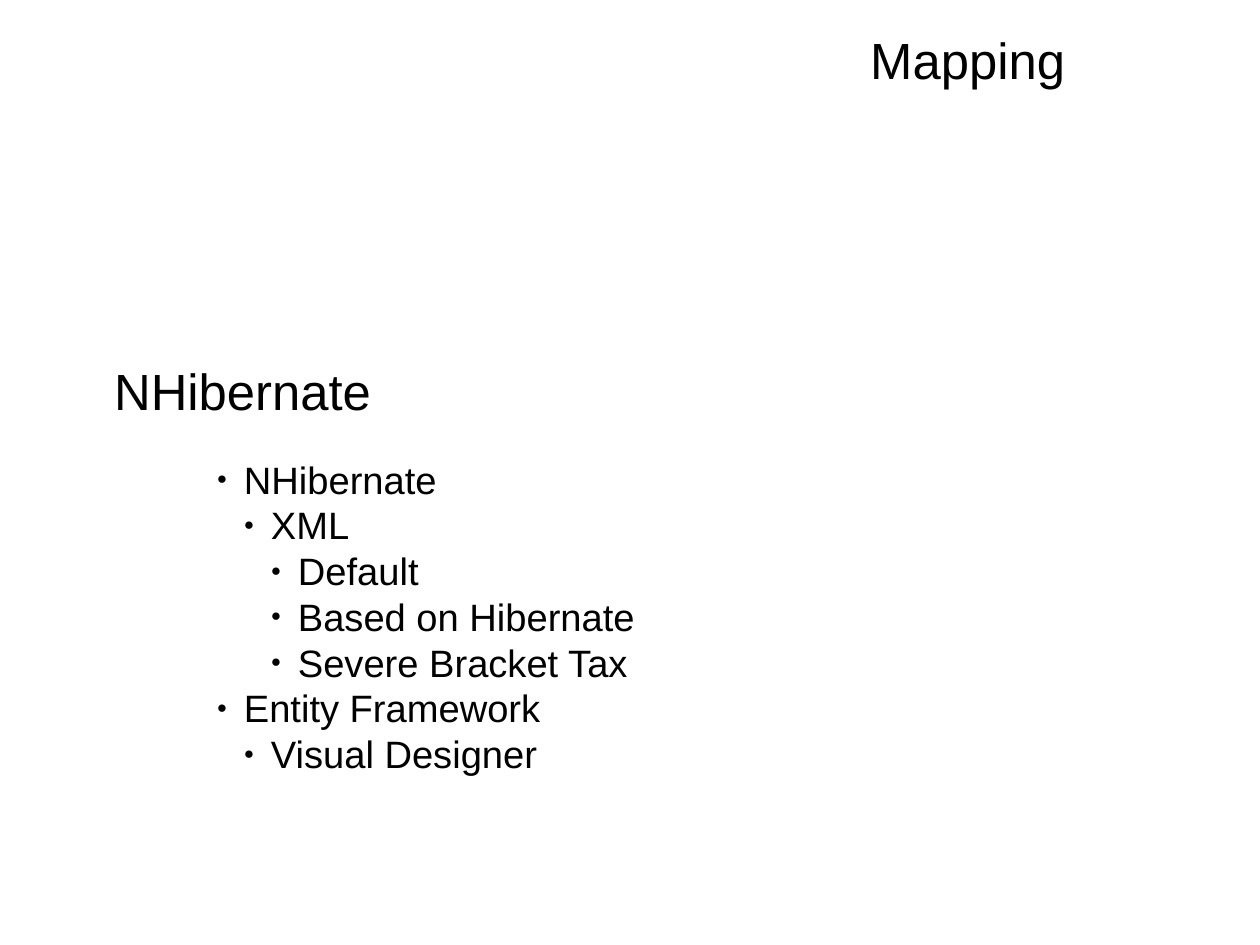
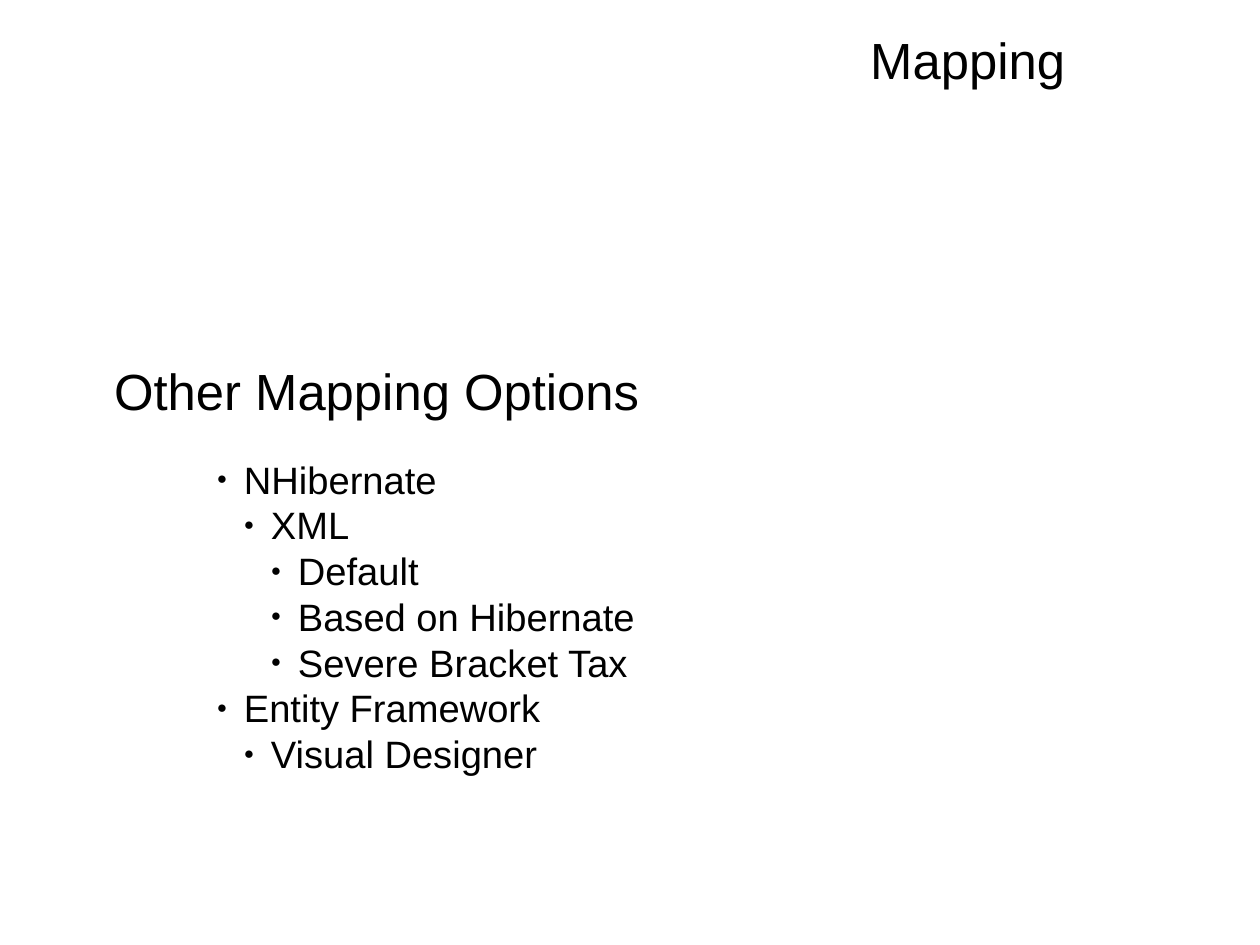
Before and after one commit to mrdrbob/ef-vs-nh, a slide deck: slide 12 of pres/pres.odp. Drawn at 1260x945 pixels with LibreOffice and Linux fonts; fonts in the diff are those of the drawing; background and template pictures are left out. Boxes give left, top, right and bottom in pixels: in the first picture for what was removed or moved away, otherwise in the second. Text is boxed around its words. In the diff, an @@ line names an element or a change of style, - is before the commit and + after.

```diff
--- a/pres/pres.odp
+++ b/pres/pres.odp
@@ text removed at (114,373,371,411) @@
-NHibernate
@@ text added at (114,373,639,421), 32 pt, text #000000 @@
+Other Mapping Options
```
Also in this commit, not shown: 8 other slides changed, 3 slides added, 4 other files.
